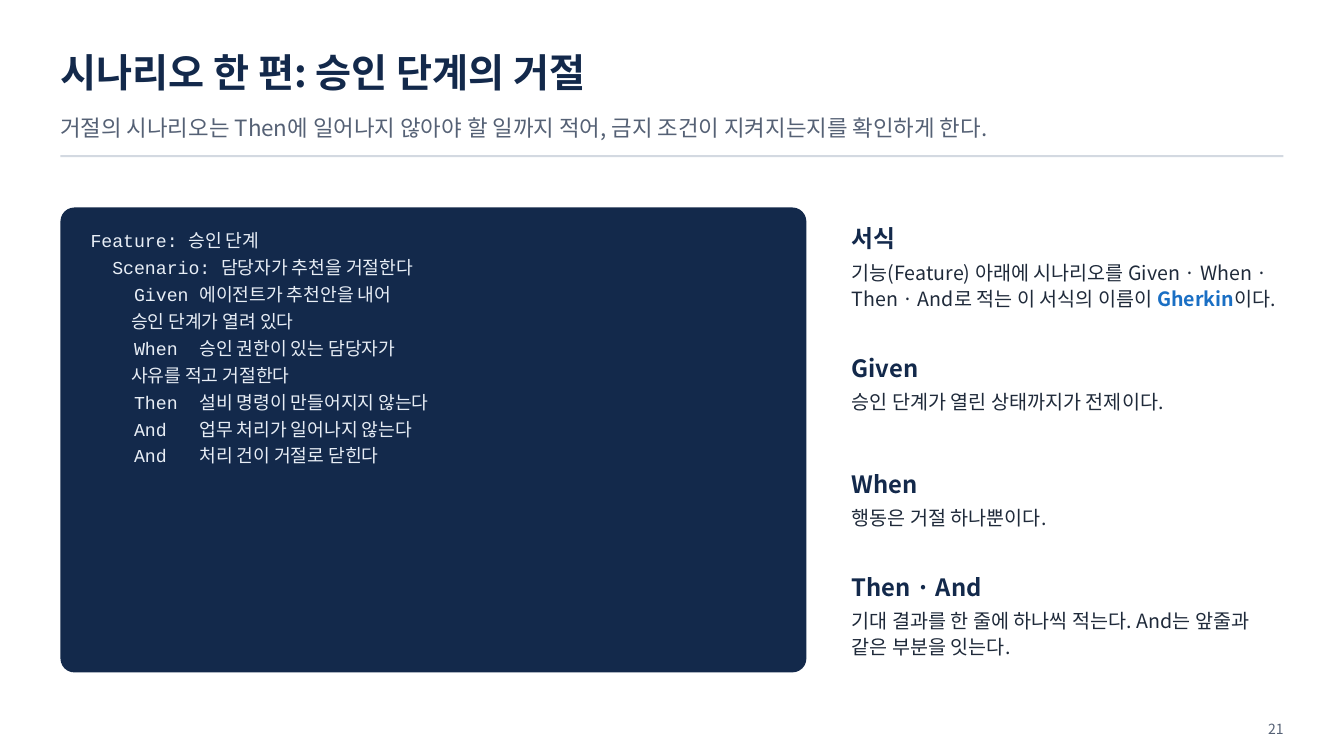
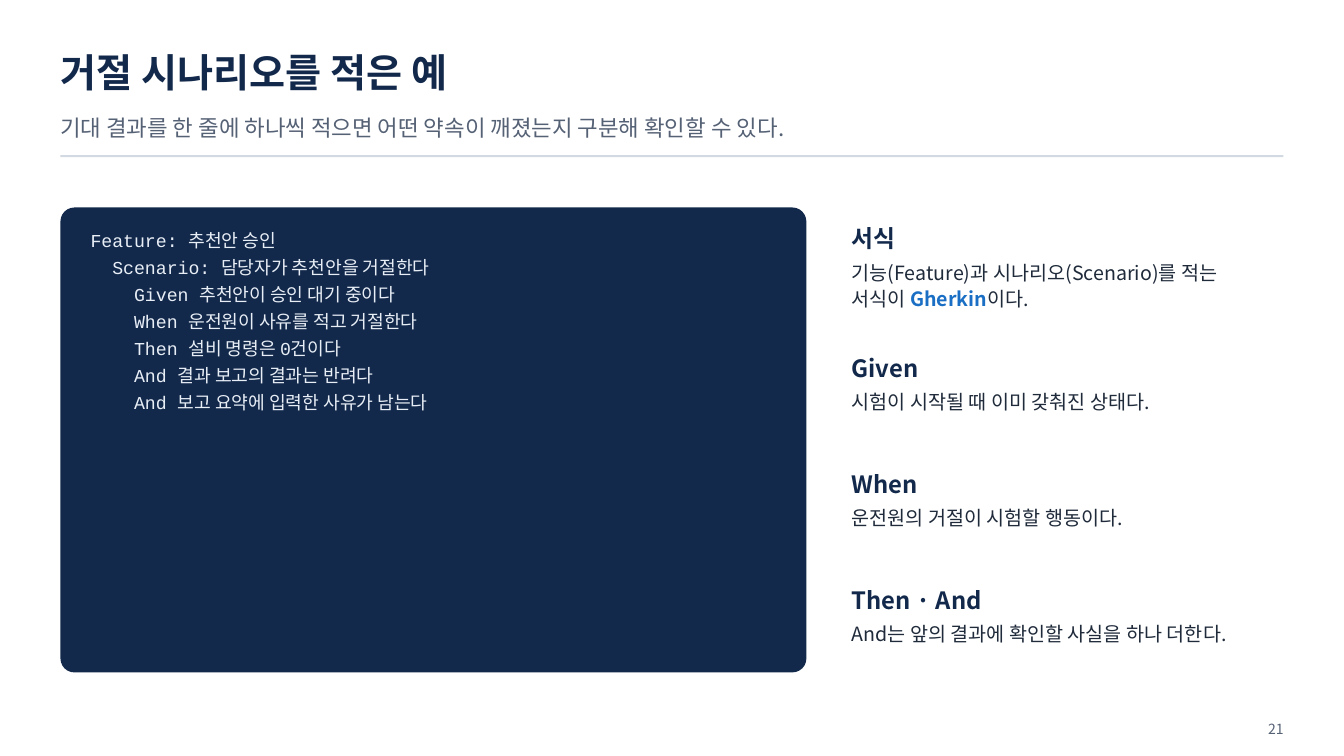
Before and after one commit to uengine-oss/hyd-iot-edu, a slide deck: slide 21 of workspace/강의제작/산출물/통합반/이론_오프라인/07회차/통합반_오프라인_07회차.pptx. Drawn at 1344x756 pixels with LibreOffice and Linux fonts; fonts in the diff are those of the drawing. Boxes give left, top, right and bottom in pixels: in the first picture for what was removed or moved away, otherwise in the second. Text is boxed around its words. In the diff, an @@ line names an element or a change of style, - is before the commit and + after.

Commit message:
통합반 현장 7회차 18~22장 거절 시나리오와 관찰할 결과를 확정

```diff
--- a/workspace/강의제작/산출물/통합반/이론_오프라인/07회차/통합반_오프라인_07회차.pptx
+++ b/workspace/강의제작/산출물/통합반/이론_오프라인/07회차/통합반_오프라인_07회차.pptx
@@ text at <box>60,54,447,91</box>: text changed @@
-시나리오 한 편: 승인 단계의 거절
+거절 시나리오를 적은 예
@@ text at <box>60,117,785,138</box>: text changed @@
-거절의 시나리오는 Then에 일어나지 않아야 할 일까지 적어, 금지 조건이 지켜지는지를 확인하게 한다.
+기대 결과를 한 줄에 하나씩 적으면 어떤 약속이 깨졌는지 구분해 확인할 수 있다.
@@ text at <box>91,232,430,411</box>: text changed @@
-Feature: 승인 단계
-Scenario: 담당자가 추천을 거절한다
-Given 에이전트가 추천안을 내어
-승인 단계가 열려 있다
-When 승인 권한이 있는 담당자가
-사유를 적고 거절한다
-Then 설비 명령이 만들어지지 않는다
-And 업무 처리가 일어나지 않는다
-And 처리 건이 거절로 닫힌다
+Feature: 추천안 승인
+Scenario: 담당자가 추천안을 거절한다
+Given 추천안이 승인 대기 중이다
+When 운전원이 사유를 적고 거절한다
+Then 설비 명령은 0건이다
+And 결과 보고의 결과는 반려다
+And 보고 요약에 입력한 사유가 남는다
@@ text at <box>852,263,1217,308</box>: text changed @@
-기능(Feature) 아래에 시나리오를 Given · When · Then · And로 적는 이 서식의 이름이 Gherkin이다.
+기능(Feature)과 시나리오(Scenario)를 적는 서식이 Gherkin이다.
@@ text at <box>852,392,1150,411</box>: text changed @@
-승인 단계가 열린 상태까지가 전제이다.
+시험이 시작될 때 이미 갖춰진 상태다.
@@ text at <box>852,508,1123,527</box>: text changed @@
-행동은 거절 하나뿐이다.
+운전원의 거절이 시험할 행동이다.
@@ text at <box>852,624,1227,643</box>: text changed @@
-기대 결과를 한 줄에 하나씩 적는다. And는 앞줄과 같은 부분을 잇는다.
+And는 앞의 결과에 확인할 사실을 하나 더한다.
```
Also in this commit, not shown: 4 other slides changed, 10 other files.
